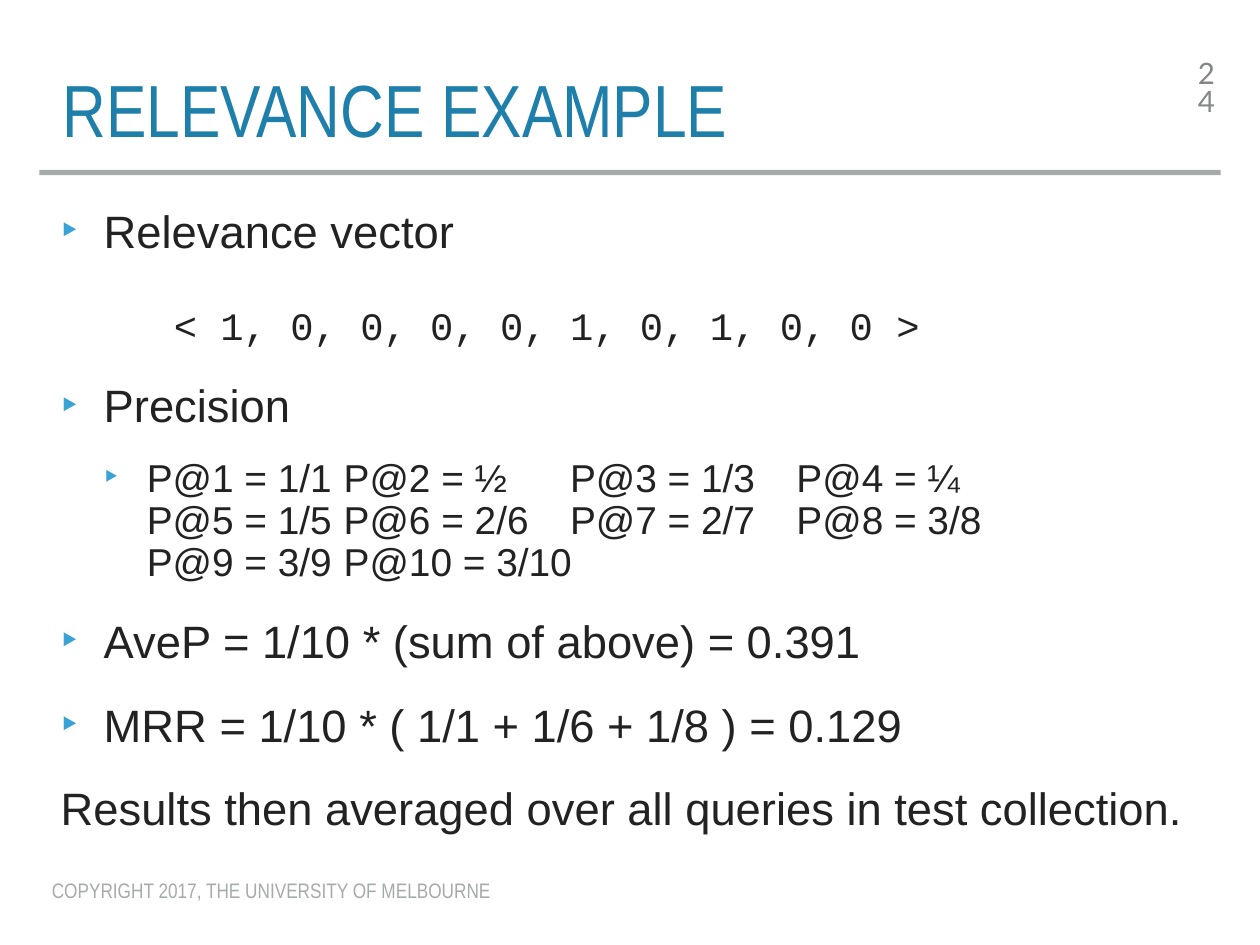
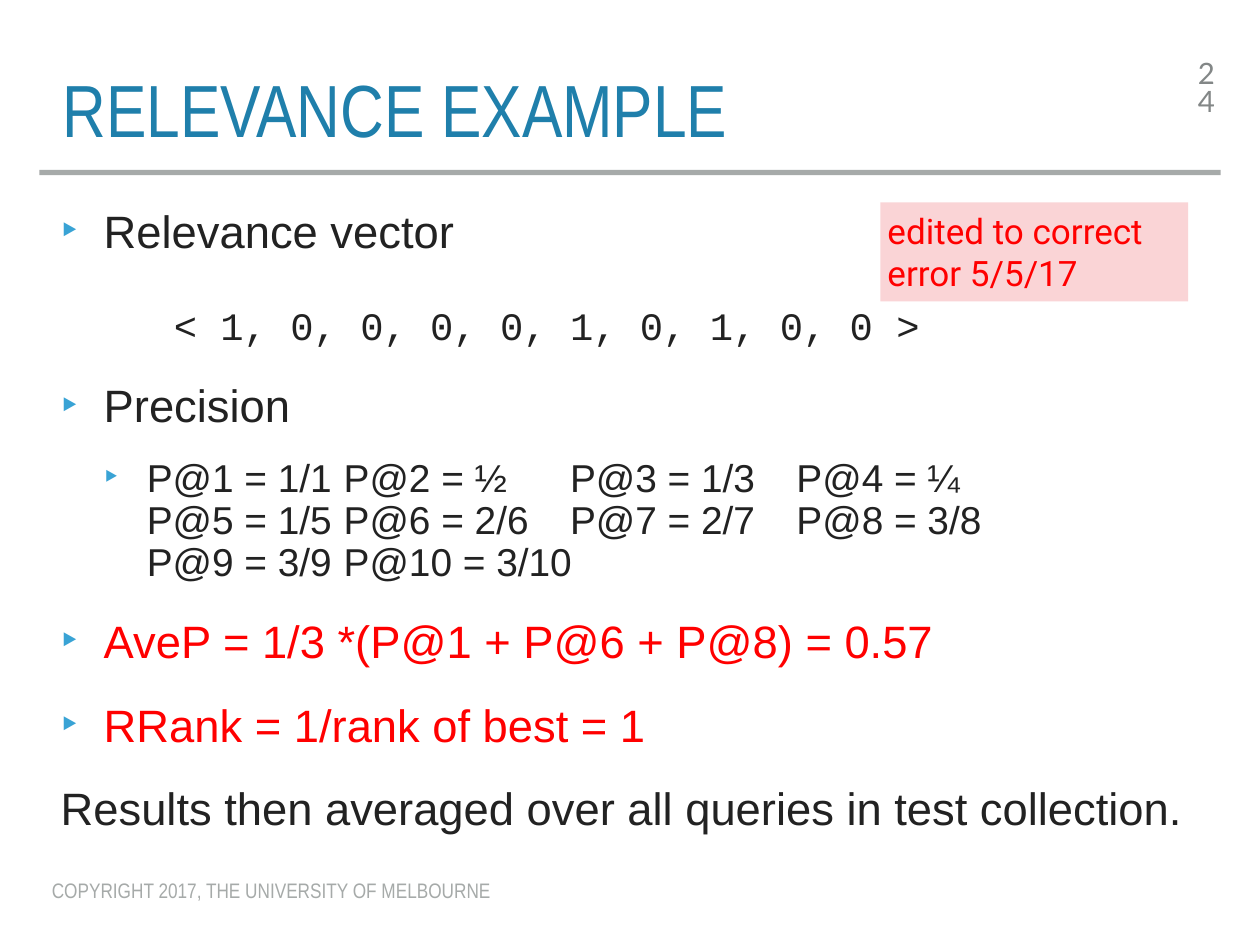
Before and after one commit to trevorcohn/comp90042, a slide deck: slide 24 of slides/WSTA_L16_vsm_eval.pptx. Drawn at 1260x945 pixels with LibreOffice and Linux fonts; fonts in the diff are those of the drawing. Boxes give left, top, right and bottom in pixels: in the first picture for what was removed or moved away, otherwise in the second. Text is boxed around its words. In the diff, an @@ line names an element or a change of style, - is before the commit and + after.

Commit message:
corrected error

```diff
--- a/slides/WSTA_L16_vsm_eval.pptx
+++ b/slides/WSTA_L16_vsm_eval.pptx
@@ rectangle added at (881, 203, 1188, 302), fill #FAD4D6, 20 pt, text #FF0000 @@
+edited to correct
+error 5/5/17
@@ text at (104, 625, 933, 743): text changed; text colour #222222 to #FF0000 @@
-‣ AveP = 1/10 * (sum of above) = 0.391
-‣ MRR = 1/10 * ( 1/1 + 1/6 + 1/8 ) = 0.129
+‣ AveP = 1/3 *(P@1 + P@6 + P@8) = 0.57
+‣ RRank = 1/rank of best = 1
```
Also in this commit, not shown: 2 other slides changed, 5 other files.
